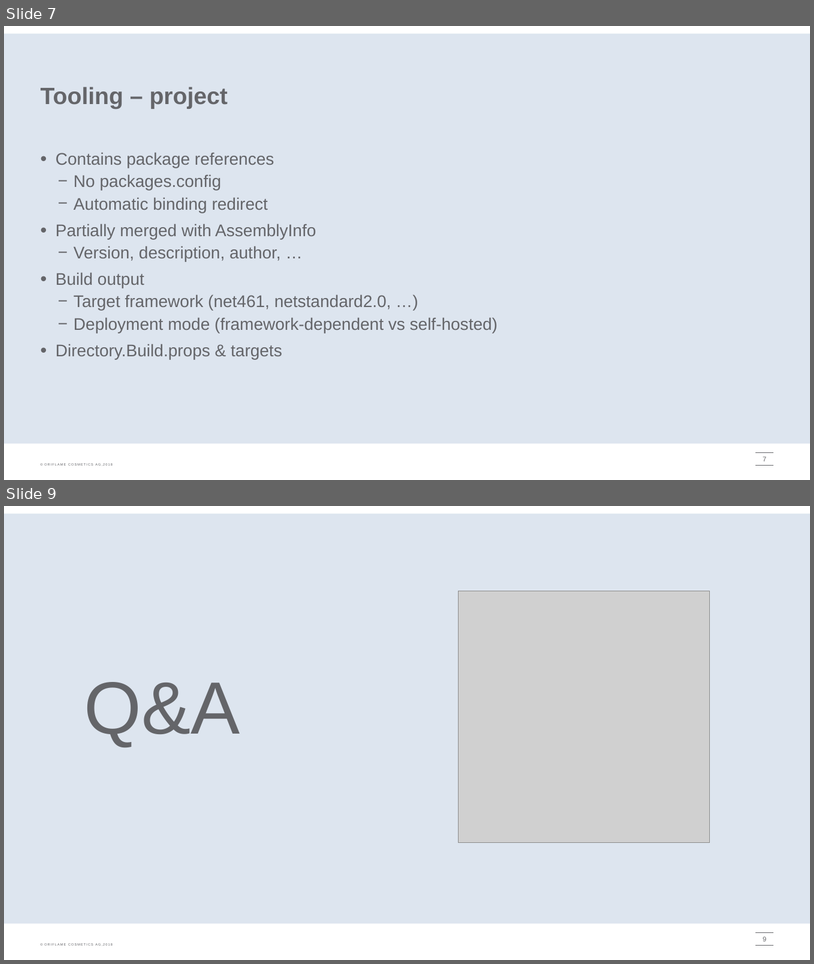
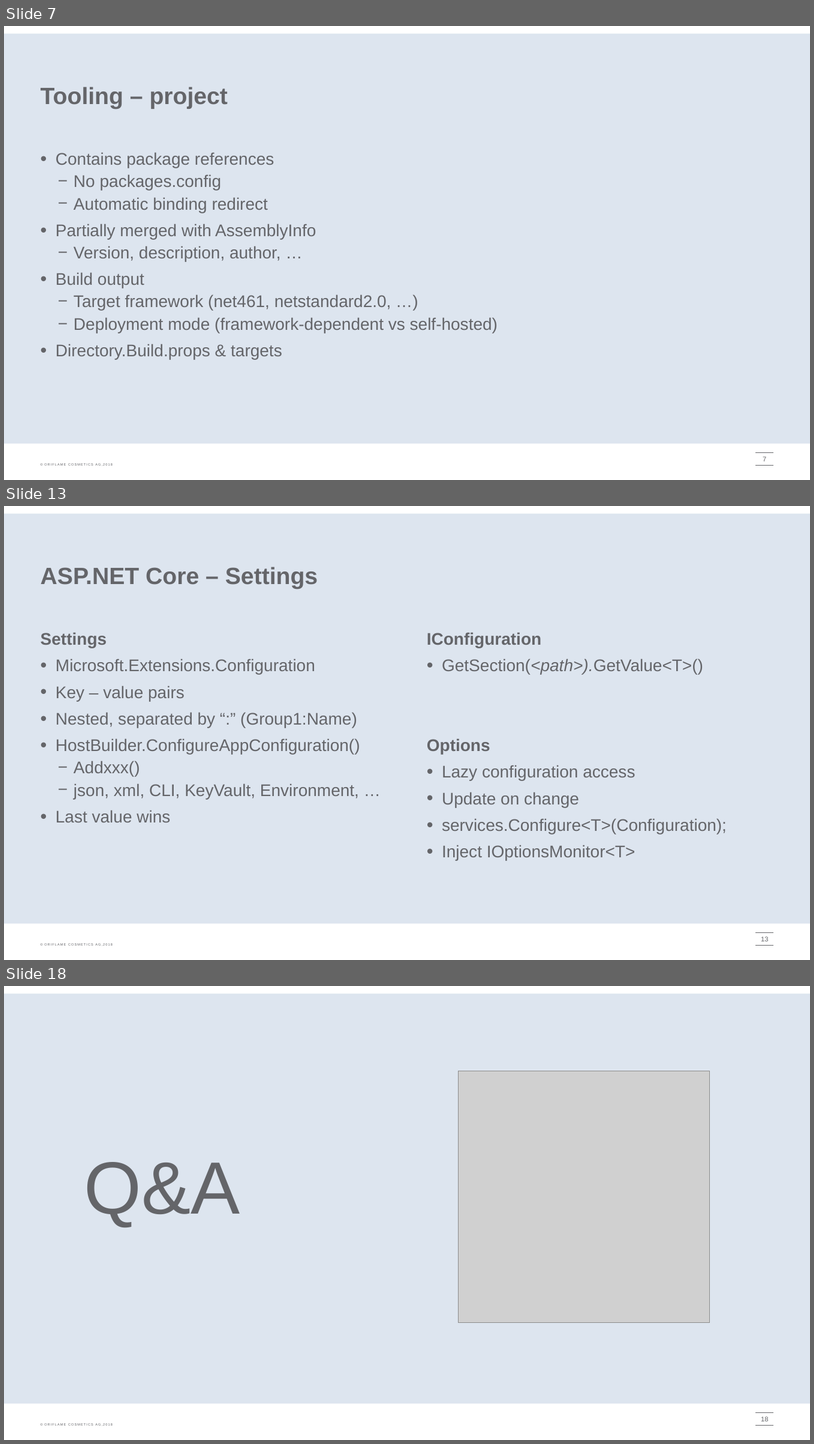
Before and after one commit to onpaj/coreintro, a slide deck: docs/CoreIntro.pptx. Shown one above the other, each under a label of ours: slides 7 and 9 before the commit, slides 7, 13 and 18 after it; the slides between them are not shown. The pictures are 814x964 and 814x1444 pixels, drawn with LibreOffice and Linux fonts; fonts in the diff are those of the drawing; grey boxes stand for pictures; background and template pictures are left out. Boxes give left, top, right and bottom in pixels: in the first picture for what was removed or moved away, otherwise in the second. Text is boxed around its words. In the diff, an @@ line names an element or a change of style, - is before the commit and + after.

```diff
--- a/docs/CoreIntro.pptx
+++ b/docs/CoreIntro.pptx
@@ slide 13 added at (4, 506, 810, 960), background #FFFFFF; not listed: 4 template elements that a slide beside it also shows @@
@@ title added at (41, 567, 318, 589), 28 pt, text #646569, bold @@
+ASP.NET Core – Settings
@@ text added at (41, 632, 360, 822), 20 pt, text #646569 @@
+Settings
+• Microsoft.Extensions.Configuration
+• Key – value pairs
+• Nested, separated by “:” (Group1:Name)
+• HostBuilder.ConfigureAppConfiguration()
+  − Addxxx()
+  − json, xml, CLI, KeyVault, Environment, …
+• Last value wins
@@ text added at (427, 632, 727, 860), 20 pt, text #646569 @@
+IConfiguration
+• GetSection(<path>).GetValue<T>()
+Options
+• Lazy configuration access
+• Update on change
+• services.Configure<T>(Configuration);
+• Inject IOptionsMonitor<T>
@@ page number added at (761, 936, 768, 941), 8 pt, text #646569 @@
+13
@@ what was slide 9 is now slide 18 @@
@@ page number at (761, 1416, 768, 1421): text changed @@
-9
+18
```
Also in this commit, not shown: 4 slides changed, 8 other slides added, 1 slide removed, 7 other files.
